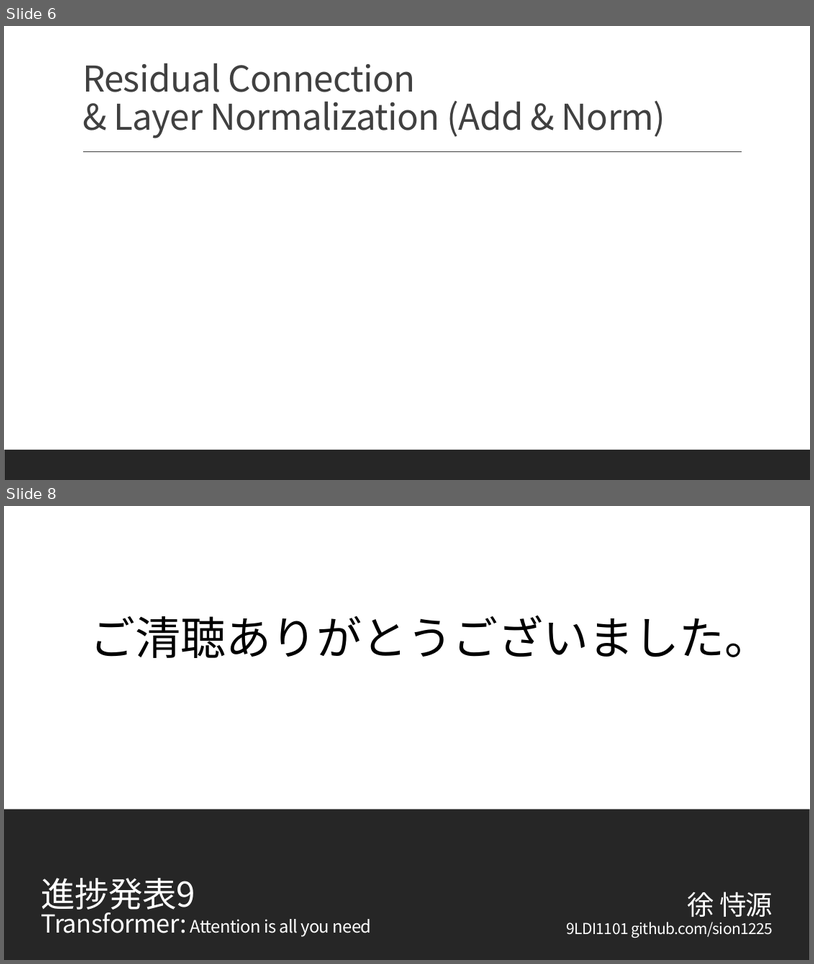
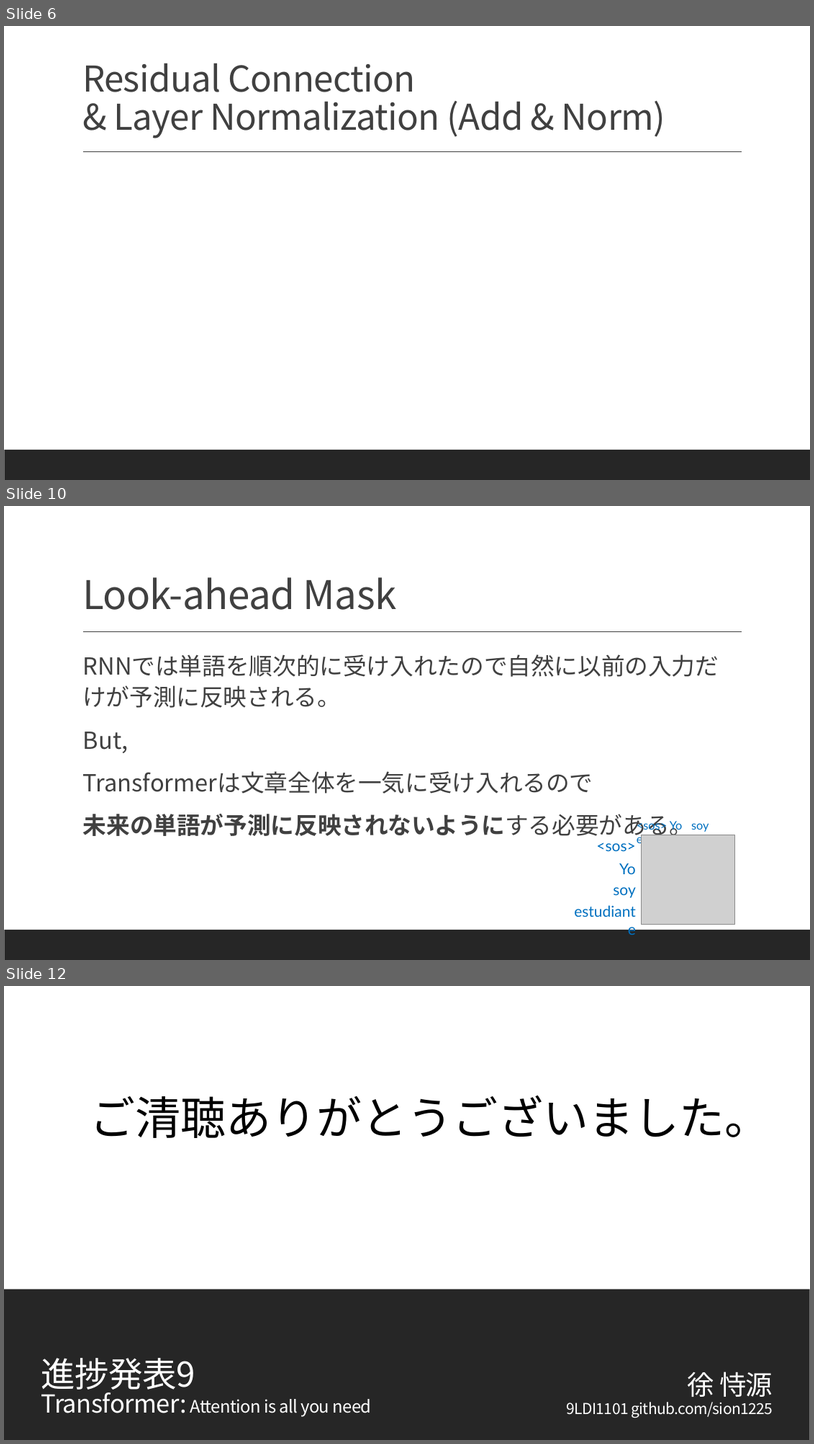
Before and after one commit to Sion1225/Study-Deeplearning-NLP, a slide deck: Presentation/ppt9 Transformer2.pptx. Shown one above the other, each under a label of ours: slides 6 and 8 before the commit, slides 6, 10 and 12 after it; the slides between them are not shown. The pictures are 814x964 and 814x1444 pixels, drawn with LibreOffice and Linux fonts; fonts in the diff are those of the drawing; grey boxes stand for pictures. Boxes give left, top, right and bottom in pixels: in the first picture for what was removed or moved away, otherwise in the second. Text is boxed around its words. In the diff, an @@ line names an element or a change of style, - is before the commit and + after.

```diff
--- a/Presentation/ppt9 Transformer2.pptx
+++ b/Presentation/ppt9 Transformer2.pptx
@@ slide 10 added at [4, 506, 810, 960], background #FFFFFF; not listed: 2 template elements that a slide beside it also shows @@
@@ title added at [82, 577, 397, 610], 47 pt, text #404040 @@
+Look-ahead Mask
@@ text added at [82, 685, 694, 840], 28 pt, text #404040 @@
+  RNNでは単語を順次的に受け入れたので自然に以前の入力だけが予測に反映される。
+  But,
+  Transformerは文章全体を一気に受け入れるので
+  未来の単語が予測に反映されないようにする必要がある。
@@ group added at [597, 819, 736, 924]: 5 texts, 1 picture @@
+<sos>
+Yo
+soy
+estudiante
+<sos> Yo soy estudiante
@@ what was slide 8 is now slide 12 @@
```
Also in this commit, not shown: 4 other slides added, 1 slide removed, 1 other file.
